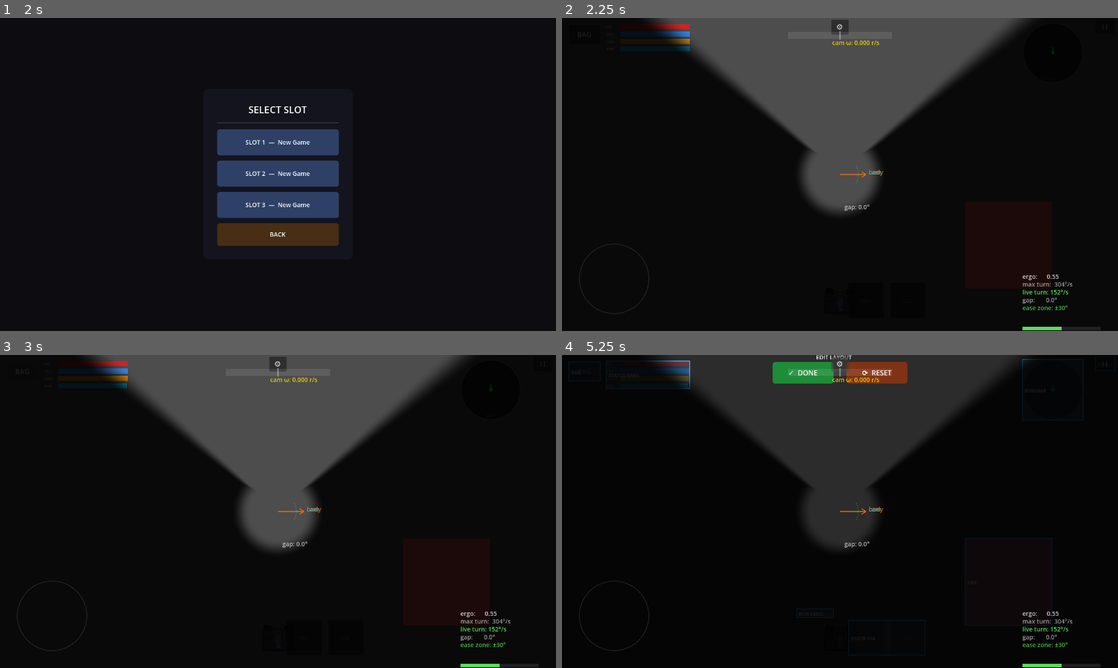
Above: before the commit, frames 1-4 (two rows, left to right).
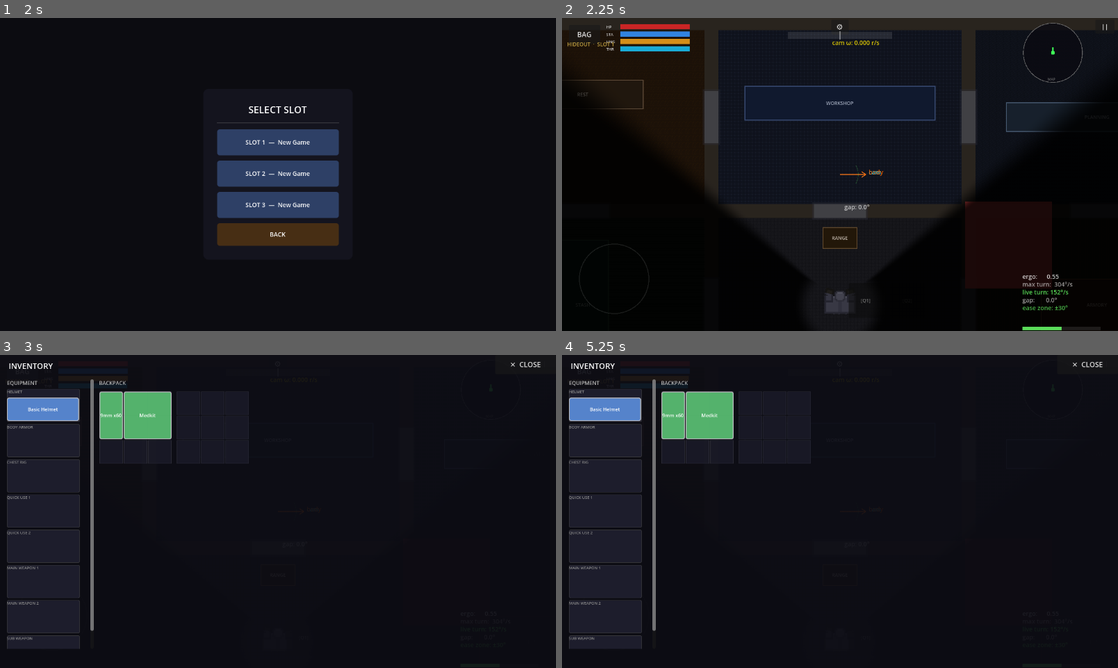
Above: after the commit, the same moments.

Repository: jklrjklr/zhukov
Game: Godot game, scene res://title.tscn
Two runs of this game, one before a commit and one after it. Both use one fixed random seed, a clock stepped at 60 frames per second and the inputs below.
Inputs (mouse positions are in pixels of both pictures, inside the frame that each line leads up to):
- Up to frame 1 (2 s): tap Enter at 0.5 s; move the mouse to (400, 158) at 0.52 s; click (400, 158) at 0.67 s; click "START" at 1.25 s
- Up to frame 2 (2.25 s): click "SLOT 1 — New Game" at 2 s
- Up to frame 3 (3 s): click "BAG" at 2.75 s
- Up to frame 4 (5.25 s): click "[Q1]" at 3.5 s; click "[Q2]" at 4.25 s; click "⚙" at 5 s

Frame 1 is identical in both runs. In frame 2, 27% of the frame differs, in the area x 0-100%, y 0-95%; in frame 3, 33%, in the area x 1-98%, y 0-100%; in frame 4, 30%.
Error before the commit: Parse Error: Identifier "R2Y1" not declared in the current scope. (res://safehouse/SafehouseScene.gd:232)

Commit message:
Fix R2Y1/R2Y2 undefined identifier in SafehouseScene._cy()
Row-2 constants were removed when the shooting range row was cut but
the default match branch still referenced them. Fall back to row 1.

https://claude.ai/code/session_012v9MvoDXPfKFaXjuVB4qrQ

Diff:
--- a/safehouse/SafehouseScene.gd
+++ b/safehouse/SafehouseScene.gd
@@ -229,7 +229,7 @@
 	match row:
 		0: return (R0Y1 + R0Y2) * 0.5   # 232
 		1: return (R1Y1 + R1Y2) * 0.5   # 664
-		_: return (R2Y1 + R2Y2) * 0.5   # 1096
+		_: return (R1Y1 + R1Y2) * 0.5
 
 # ── Station visuals ───────────────────────────────────────────────────────────
 
